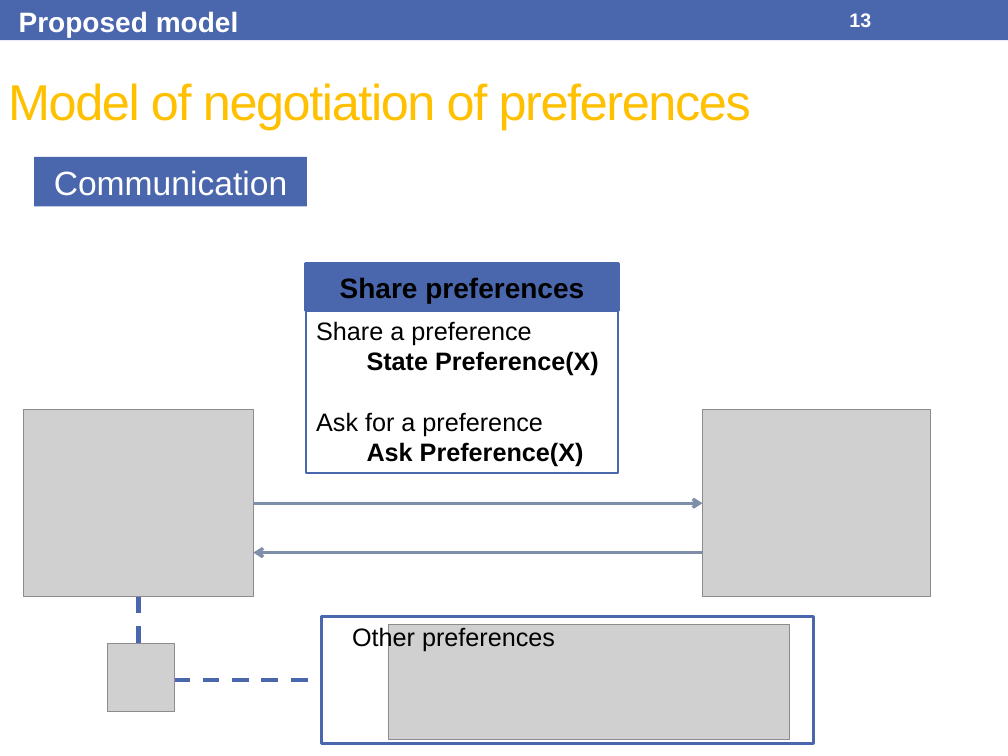
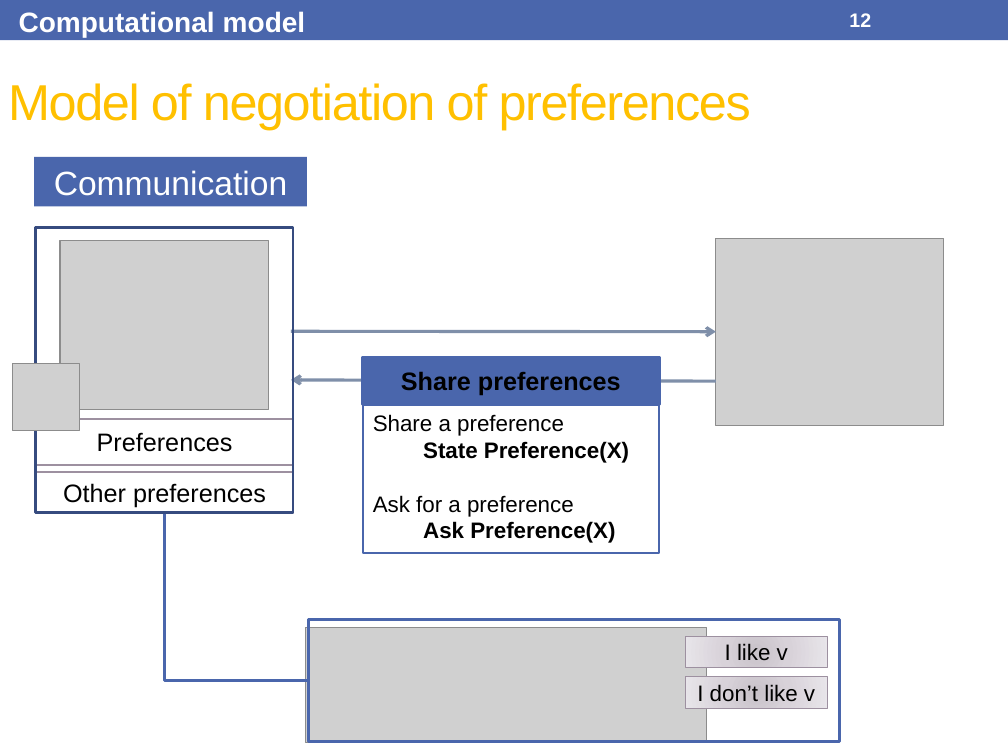
Before and after one commit to Olydia/Discolog, a slide deck: slide 12 of papers/Presentations/IVA17/IVA17.pptx (slide 13 before the commit). Drawn at 1008x756 pixels with LibreOffice and Linux fonts; fonts in the diff are those of the drawing; grey boxes stand for pictures. Boxes give left, top, right and bottom in pixels: in the first picture for what was removed or moved away, otherwise in the second. Text is boxed around its words. In the diff, an @@ line names an element or a change of style, - is before the commit and + after.

```diff
--- a/papers/Presentations/IVA17/IVA17.pptx
+++ b/papers/Presentations/IVA17/IVA17.pptx
@@ text at (19, 11, 305, 38): text changed @@
-Proposed model
+Computational model
@@ page number at (849, 13, 871, 27): text changed @@
-13
+12
@@ rectangle added at (35, 227, 293, 512), outline #374B7F 2.08 pt @@
@@ picture: place and size @@
-picture at (703, 409, 930, 596)
+picture at (716, 238, 943, 424)
@@ picture: place and size @@
-picture at (23, 409, 253, 596)
+picture at (60, 241, 269, 410)
@@ arrow moved from (253, 503) - (703, 503) to (291, 332) - (716, 332) @@
@@ rectangle "Share preferences": place and size @@
-rectangle "Share preferences" at (305, 263, 618, 310)
+rectangle "Share preferences" at (363, 357, 659, 404)
@@ rectangle "Share preferences" at (363, 357, 659, 404): size 20 to 18 pt @@
@@ picture added at (12, 363, 80, 430) @@
@@ arrow moved from (703, 552) - (253, 552) to (716, 381) - (291, 380) @@
@@ rectangle added at (36, 419, 293, 465), fill #FFFFFF, outline #9D90A0 1.5 pt, 18 pt, text #000000 @@
+Preferences
@@ rectangle "Share a preference": place and size @@
-rectangle "Share a preference" at (306, 310, 619, 474)
+rectangle "Share a preference" at (363, 404, 659, 553)
@@ rectangle "Share a preference" at (363, 404, 659, 553): size 18 to 16 pt @@
@@ rectangle "Other preferences": place and size @@
-rectangle "Other preferences" at (352, 626, 555, 652)
+rectangle "Other preferences" at (36, 472, 293, 512)
@@ rectangle "Other preferences" at (36, 472, 293, 512): alignment left to centre; vertical alignment top to middle; fill none to #FFFFFF; outline none to #9D90A0 1.5 pt @@
@@ elbow line moved from (138, 597) - (322, 679) to (164, 513) - (308, 680) @@
@@ elbow line (164, 513) - (308, 680): stroke #4A66AC 3 pt dashed to #4A66AC 2.25 pt @@
@@ picture: place and size @@
-picture at (388, 624, 789, 740)
+picture at (305, 627, 707, 743)
@@ rectangle: place and size @@
-rectangle at (322, 617, 813, 744)
+rectangle at (308, 620, 840, 741)
@@ picture removed at (107, 643, 174, 711) @@
@@ rectangle added at (685, 636, 828, 667), fill gradient #C8C3CA to #D8D2D9 to #E9E6EA, outline #9D90A0 0.75 pt, 16 pt, text #000000 @@
+I like v
@@ rectangle added at (685, 676, 828, 708), fill gradient #C8C3CA to #D8D2D9 to #E9E6EA, outline #9D90A0 0.75 pt, 16 pt, text #000000 @@
+I don’t like v
```
Also in this commit, not shown: 21 other slides changed, 5 slides added, 7 slides removed, 5 other files.
